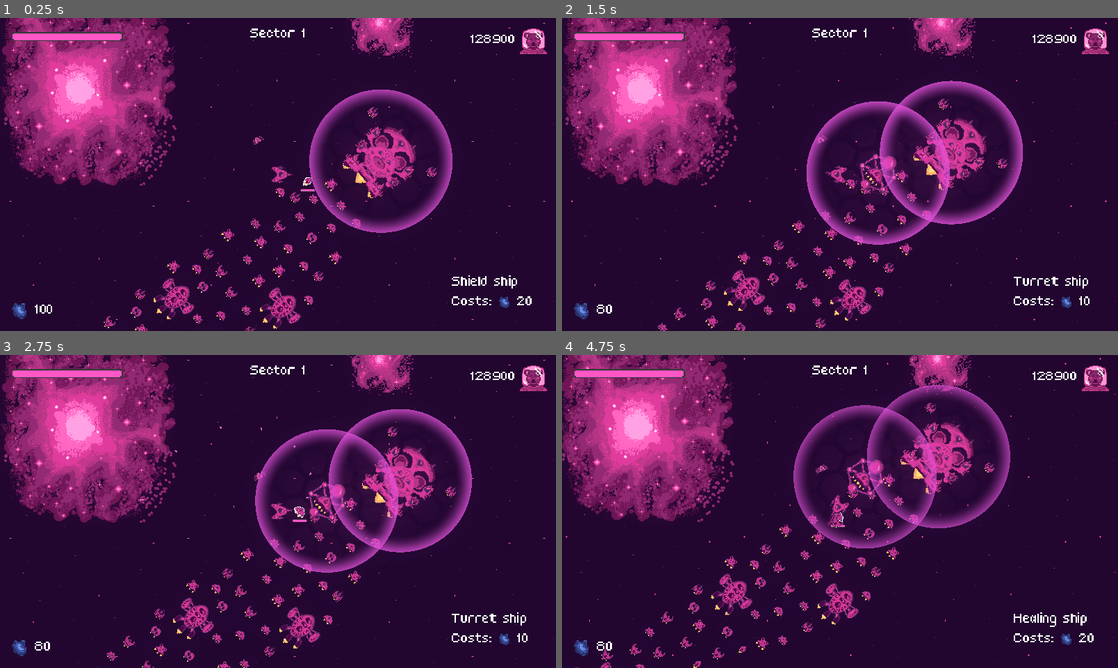
Above: before the commit, frames 1-4 (two rows, left to right).
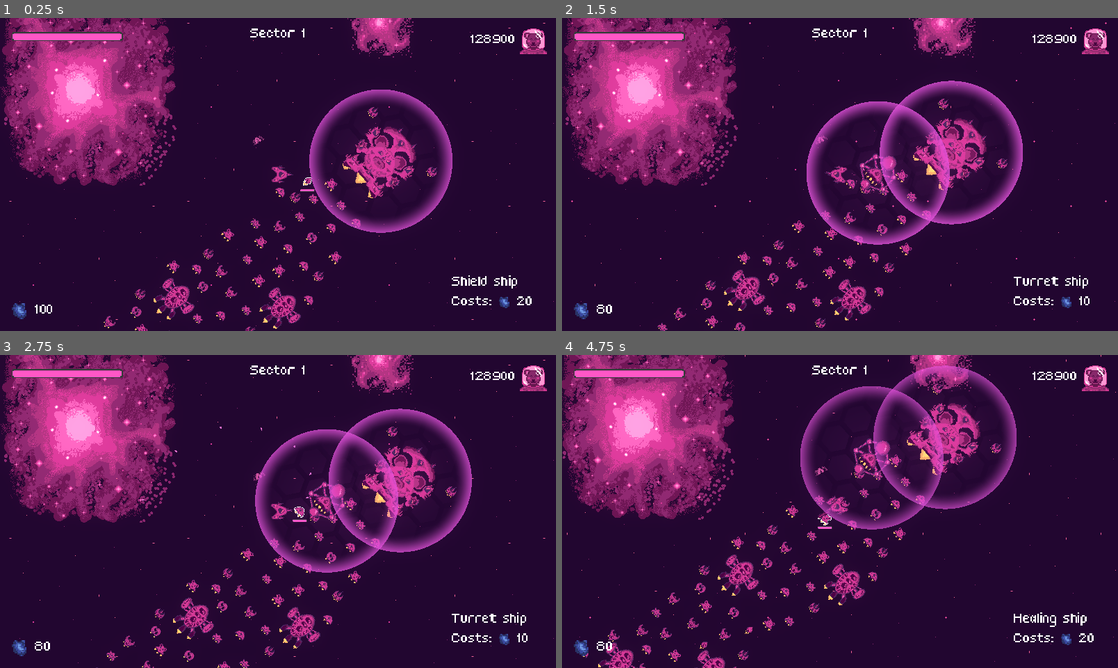
Above: after the commit, the same moments.

Repository: bear-minimum-studio/space-bear
Game: Godot game, scene res://Game.tscn
The game is run twice, just before and just after one commit, with the same random seed, the same clock (stepped at 60 frames per second) and the same inputs.
Inputs:
- Up to frame 1 (0.25 s): no input
- Up to frame 2 (1.5 s): tap Enter (upgrade) at 0.5 s; hold Right (turn_right) 0.53-1.28 s; hold X (cycle_selection) 0.53-1.28 s; hold Ctrl (brake) from 1.28 s (still down); tap Down (decelerate) at 1.35 s
- Up to frame 3 (2.75 s): release Ctrl (brake) at 2.03 s; hold Right (turn_right) from 2.03 s (still down); hold Space (fire) from 2.03 s (still down)
- Up to frame 4 (4.75 s): release Right (turn_right) at 2.78 s; release Space (fire) at 2.78 s; hold Up (accelerate) 2.78-3.53 s; tap C (follow_me) at 2.85 s; hold G (grappling_hook) 3.53-4.28 s; hold Left (turn_left) from 3.53 s (still down); tap X (cycle_selection) at 4.35 s

The runs differ from the first frame. In frame 1, 0.5% of the frame differs, in the area x 19-82%, y 22-100%; in frame 2, 0.3%; in frame 3, 0.3%; in frame 4, 21%, in the area x 0-100%, y 0-100%.

Commit message:
refacto: remove unused navigatyion agent

Diff:
--- a/npc/AbstractShip.gd
+++ b/npc/AbstractShip.gd
@@ -6,17 +6,18 @@
 @export_range(0.0,50.0,0.1,"or_greater") var acceleration : float = 10.0
 @export_range(0.0,50.0,0.1,"or_greater") var brake : float = 10.0
 @export_range(1.0, 5.0, 0.5) var explosion_scale = 1.0
+@export_range(0.0,200.0,5.0,"or_greater") var position_tolerance: float = 50.0
+@export var debug_enabled : bool = false
 
 @onready var ship = $Ship
 @onready var flammes = $Flammes
-@onready var nav_agent = $NavigationAgent2D
 @onready var hurt_animation = $HurtAnimation
 @onready var health_bar = $UI/HealthBar
 @onready var rotation_target: float = rotation
 
+@onready var movement_target: Vector2 = global_position
+
 var explosion_scene = preload("res://explosion/Explosion.tscn")
-
-var movement_target: Vector2
 
 func _ready():
 	var turrets = get_node_or_null('Turrets')
@@ -24,25 +25,36 @@
 		for turret in turrets.get_children():
 			turret.init(self)
 
+func _process(_delta):
+	if !debug_enabled or Engine.is_editor_hint():
+		return
+	queue_redraw()
+
 func _physics_process(delta):
 	_set_rotation_target()
 	rotation = lerp_angle(rotation, rotation_target, rotation_speed * delta)
 	_set_velocity(delta)
 	move_and_slide()
-	if(nav_agent.debug_enabled):
-		queue_redraw()
+
+func _distance_to_target():
+	return (global_position - movement_target).length()
+
+func _movement_target_reached():
+	return _distance_to_target() < position_tolerance
 
 func _set_rotation_target():
-	if nav_agent.is_navigation_finished():
+	if movement_target == null:
 		return
 
-	var next_path_position = nav_agent.get_next_path_position()
-	var direction = (next_path_position - global_position).normalized()
+	if _movement_target_reached():
+		return
+
+	var direction = (movement_target - global_position).normalized()
 	rotation_target = direction.angle()
 
 func _set_velocity(delta):
 	var curr_speed: float
-	if nav_agent.is_navigation_finished():
+	if _movement_target_reached():
 		curr_speed = lerp(velocity.length(), 0.0, brake * delta)
 		flammes.visible = false
 	else:
@@ -52,7 +64,6 @@
 
 func set_movement_target(new_movement_target : Vector2):
 	movement_target = new_movement_target
-	nav_agent.set_target_position(movement_target)
 
 func _on_health_system_dead():
 	Events.dead_ship.emit(self)
@@ -68,7 +79,7 @@
 		Events.ship_hurt.emit(self)
 
 func _draw():
-	if(nav_agent.debug_enabled):
+	if debug_enabled:
 		# Target speed
 		draw_line(Vector2.ZERO, speed * Vector2.RIGHT, Color.DARK_GOLDENROD, 2.0)
 		# Target
--- a/npc/AbstractShip.tscn
+++ b/npc/AbstractShip.tscn
@@ -17,9 +17,6 @@
 [node name="Flammes" type="Sprite2D" parent="."]
 
 [node name="CollisionShape2D" type="CollisionShape2D" parent="."]
-
-[node name="NavigationAgent2D" type="NavigationAgent2D" parent="."]
-path_desired_distance = 30.0
 
 [node name="HealthSystem" parent="." node_paths=PackedStringArray("hurtable_body") instance=ExtResource("2_butel")]
 hurtable_body = NodePath("..")
@@ -42,6 +39,5 @@
 script = ExtResource("6_pc2kh")
 health_system = NodePath("../../HealthSystem")
 
-[connection signal="velocity_computed" from="NavigationAgent2D" to="." method="_on_navigation_agent_2d_velocity_computed"]
 [connection signal="dead" from="HealthSystem" to="." method="_on_health_system_dead"]
 [connection signal="hp_changed" from="HealthSystem" to="." method="_on_health_system_hp_changed"]
--- a/npc/civilians/AbstractCivilianShip.tscn
+++ b/npc/civilians/AbstractCivilianShip.tscn
@@ -34,10 +34,10 @@
 script = ExtResource("2_obvko")
 number_of_passengers = 0
 
-[node name="HealthSystem" parent="." index="4"]
+[node name="HealthSystem" parent="." index="3"]
 healable = true
 
-[node name="ConstructionParticles" type="GPUParticles2D" parent="." index="7"]
+[node name="ConstructionParticles" type="GPUParticles2D" parent="." index="6"]
 emitting = false
 amount = 20
 process_material = SubResource("ParticleProcessMaterial_bix78")
--- a/npc/enemies/AbstractEnemy.tscn
+++ b/npc/enemies/AbstractEnemy.tscn
@@ -32,7 +32,7 @@
 shape = SubResource("CircleShape2D_3dcnw")
 debug_color = Color(0, 0.6, 0.701961, 0.0705882)
 
-[node name="HealthSystem" parent="." index="4"]
+[node name="HealthSystem" parent="." index="3"]
 max_health = 200
 
 [node name="HealthBar" parent="UI" index="0"]
@@ -40,8 +40,8 @@
 offset_bottom = 46.0
 tint_progress = Color(0.529412, 0.156863, 0.415686, 1)
 
-[node name="Turrets" type="Node2D" parent="." index="7"]
+[node name="Turrets" type="Node2D" parent="." index="6"]
 
-[node name="Behavior" parent="." index="8" instance=ExtResource("6_1tl73")]
+[node name="Behavior" parent="." index="7" instance=ExtResource("6_1tl73")]
 
 [connection signal="target_position_updated" from="Behavior" to="." method="_on_behavior_target_position_updated"]
--- a/npc/enemies/Enemy.tscn
+++ b/npc/enemies/Enemy.tscn
@@ -16,5 +16,5 @@
 [node name="AutoBulltetTurret2" parent="Turrets" index="1" instance=ExtResource("3_1eig1")]
 position = Vector2(2.08165e-12, -25)
 
-[node name="Behavior" parent="." index="8"]
+[node name="Behavior" parent="." index="7"]
 script = ExtResource("4_0quev")
